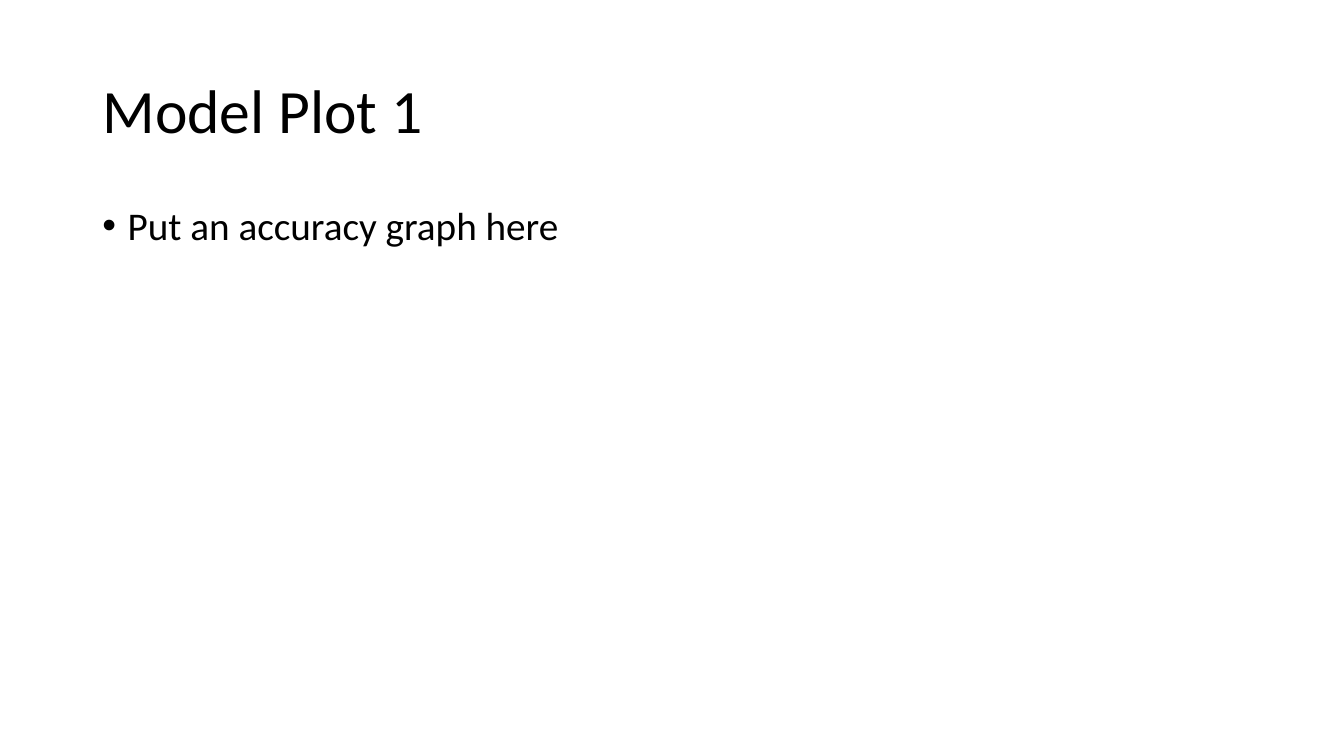
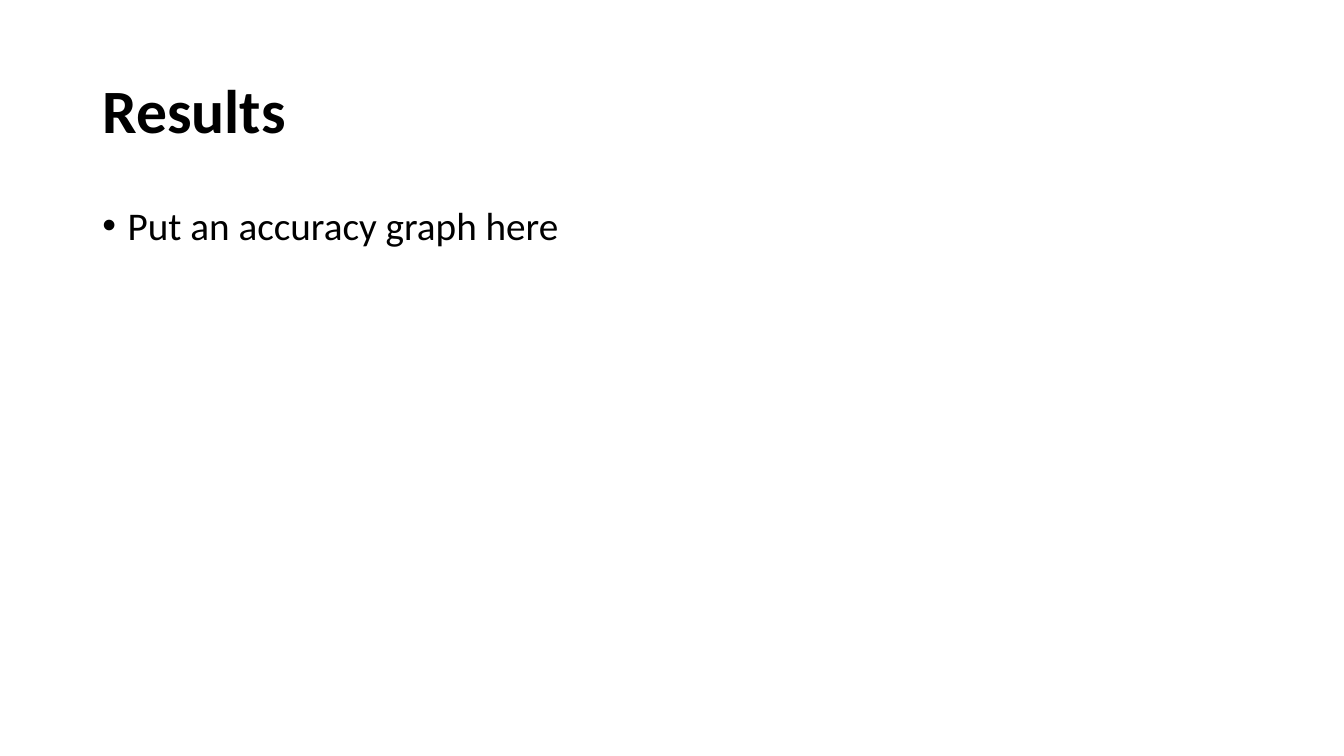
Before and after one commit to siddharthsingh89/iith-smai-project, a slide deck: slide 9 of presentation/smai_presentation.pptx (slide 6 before the commit). Drawn at 1344x756 pixels with LibreOffice and Linux fonts; fonts in the diff are those of the drawing. Boxes give left, top, right and bottom in pixels: in the first picture for what was removed or moved away, otherwise in the second. Text is boxed around its words. In the diff, an @@ line names an element or a change of style, - is before the commit and + after.

```diff
--- a/presentation/smai_presentation.pptx
+++ b/presentation/smai_presentation.pptx
@@ title at bbox=[102, 89, 285, 134]: text changed; bold on @@
-Model Plot 1
+Results
```
Also in this commit, not shown: 5 other slides changed, 4 slides added.
